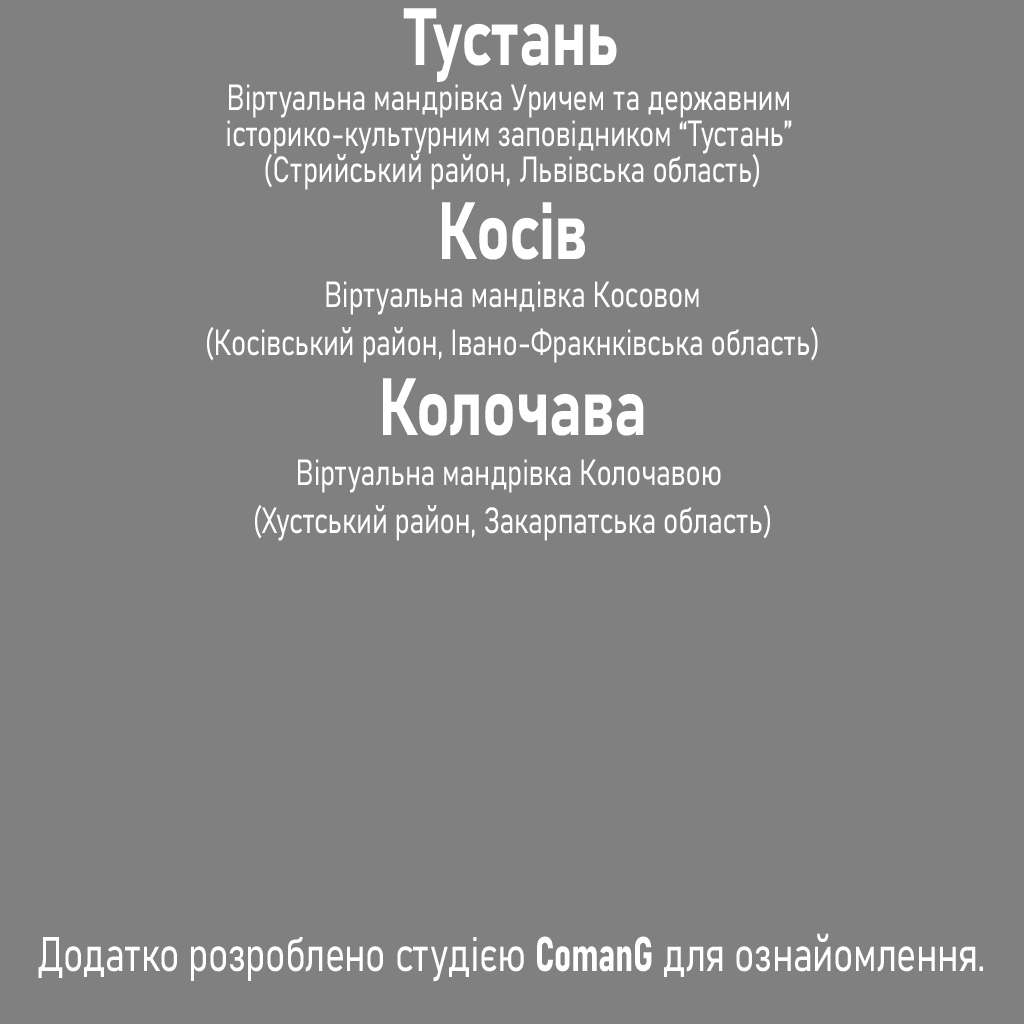
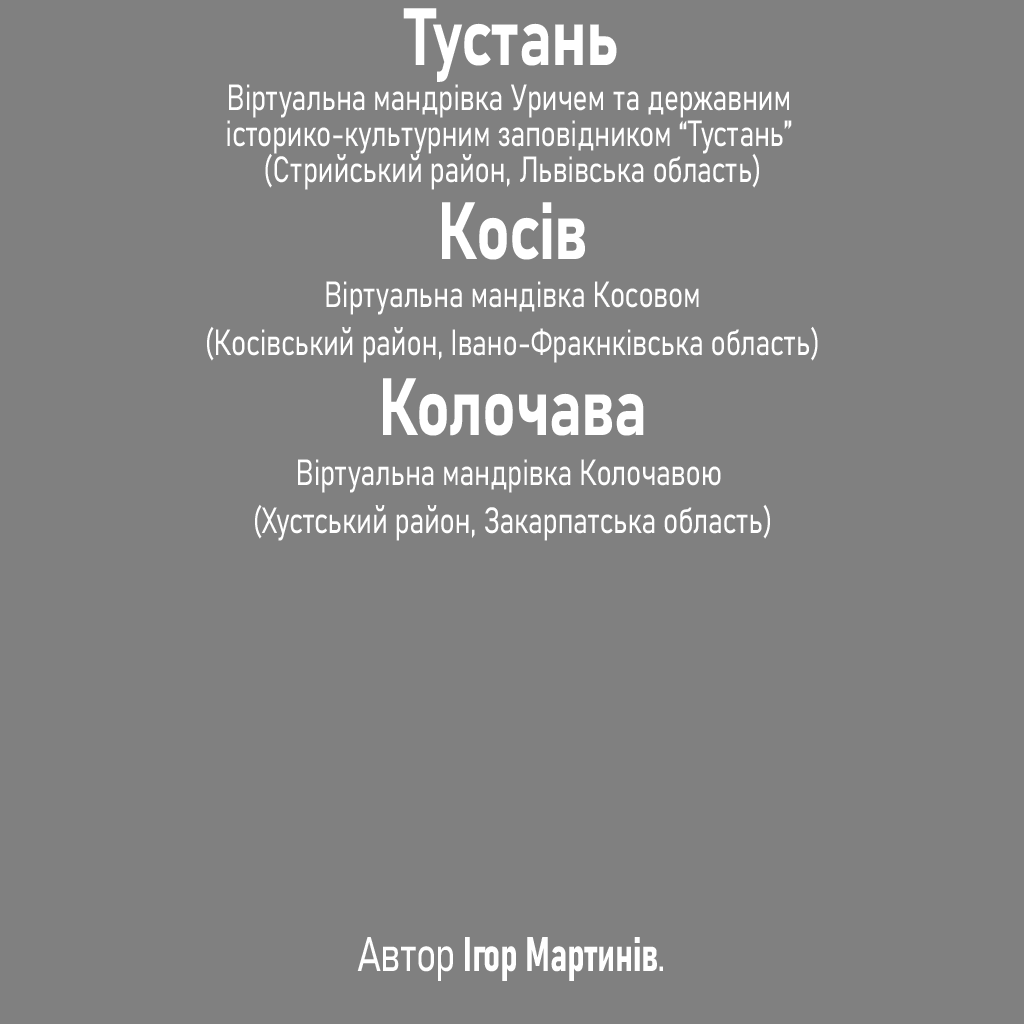
The second (1024, 1024) image is a revision of the first. Changes to its layers:
renamed "Додатко розроблено студією ComanG для ознайомлення." to "Автор Ігор Мартинів.", painted on it over (38, 933, 983, 982)
